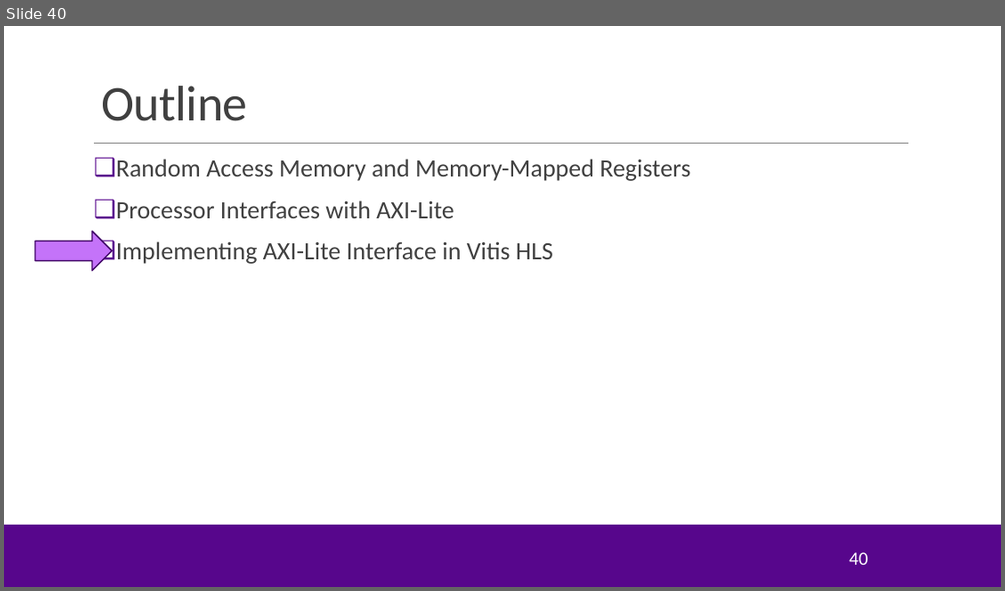
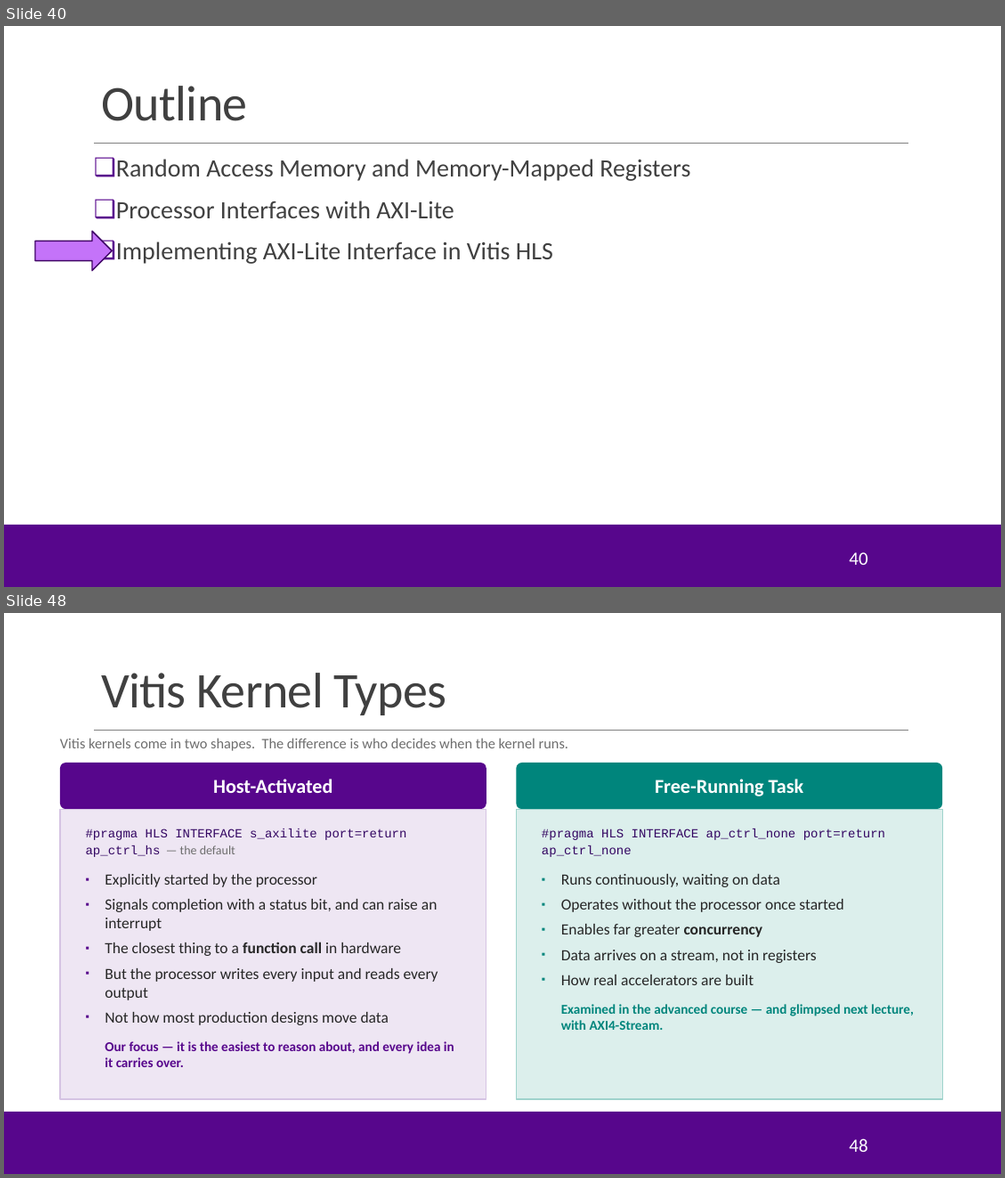
Before and after one commit to sdrangan/hwdesign, a slide deck: units/unit04_procif/procif.pptx. Shown one above the other, each under a label of ours: slide 40 before the commit, slides 40 and 48 after it; the slides between them are not shown. The pictures are 1005x591 and 1005x1178 pixels, drawn with LibreOffice and Linux fonts; fonts in the diff are those of the drawing; background and template pictures are left out. Boxes give left, top, right and bottom in pixels: in the first picture for what was removed or moved away, otherwise in the second. Text is boxed around its words. In the diff, an @@ line names an element or a change of style, - is before the commit and + after.

```diff
--- a/units/unit04_procif/procif.pptx
+++ b/units/unit04_procif/procif.pptx
@@ slide 48 added at (4, 613, 1001, 1174), background #FFFFFF; not listed: 3 template elements that a slide beside it also shows @@
@@ title added at (101, 673, 446, 715), 48 pt, text #404040 @@
+Vitis Kernel Types
@@ text added at (60, 738, 568, 751), 14 pt, text #6E6E6E @@
+Vitis kernels come in two shapes. The difference is who decides when the kernel runs.
@@ rounded rectangle added at (60, 763, 486, 809), fill #57068C, 19 pt, text #FFFFFF, bold @@
+Host-Activated
@@ rounded rectangle added at (517, 763, 942, 809), fill #00857C, 19 pt, text #FFFFFF, bold @@
+Free-Running Task
@@ rectangle added at (60, 809, 486, 1099), fill #EEE6F3, outline #D5C4E3 1 pt @@
@@ rectangle added at (517, 809, 942, 1099), fill #DCEFEC, outline #9FD3CC 1 pt @@
@@ text added at (86, 828, 454, 1067), 15 pt, text #262626 @@
+#pragma HLS INTERFACE s_axilite port=return
+ap_ctrl_hs — the default
+▪ Explicitly started by the processor
+▪ Signals completion with a status bit, and can raise an interrupt
+▪ The closest thing to a function call in hardware
+▪ But the processor writes every input and reads every output
+▪ Not how most production designs move data
+Our focus — it is the easiest to reason about, and every idea in it carries over.
@@ text added at (542, 828, 914, 1030), 15 pt, text #262626 @@
+#pragma HLS INTERFACE ap_ctrl_none port=return
+ap_ctrl_none
+▪ Runs continuously, waiting on data
+▪ Operates without the processor once started
+▪ Enables far greater concurrency
+▪ Data arrives on a stream, not in registers
+▪ How real accelerators are built
+Examined in the advanced course — and glimpsed next lecture, with AXI4-Stream.
@@ page number added at (849, 1138, 867, 1151), 18 pt, text #FFFFFF @@
+48
```
Also in this commit, not shown: 7 slides changed, 4 other slides added, 13 slides removed, 3 other files.
